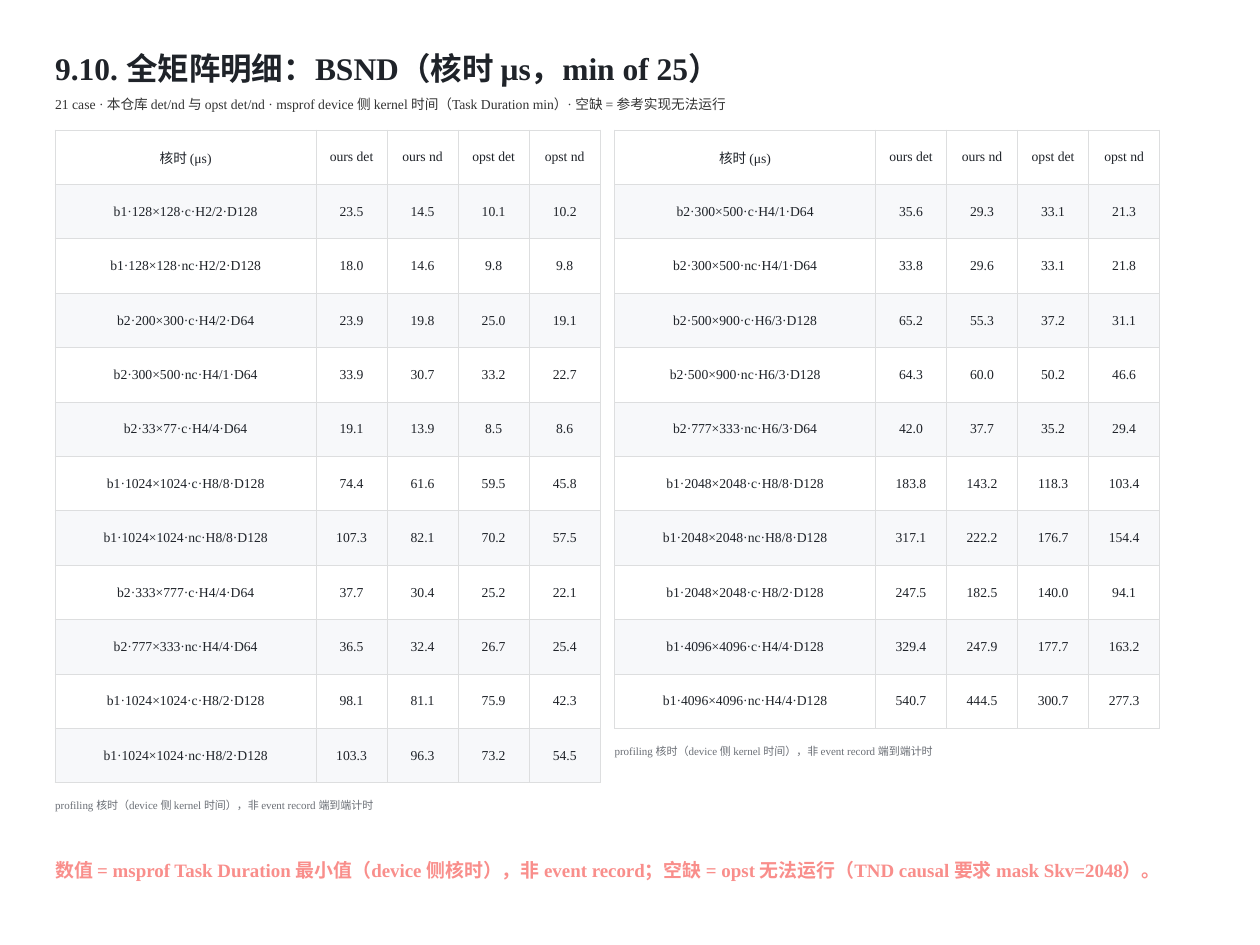
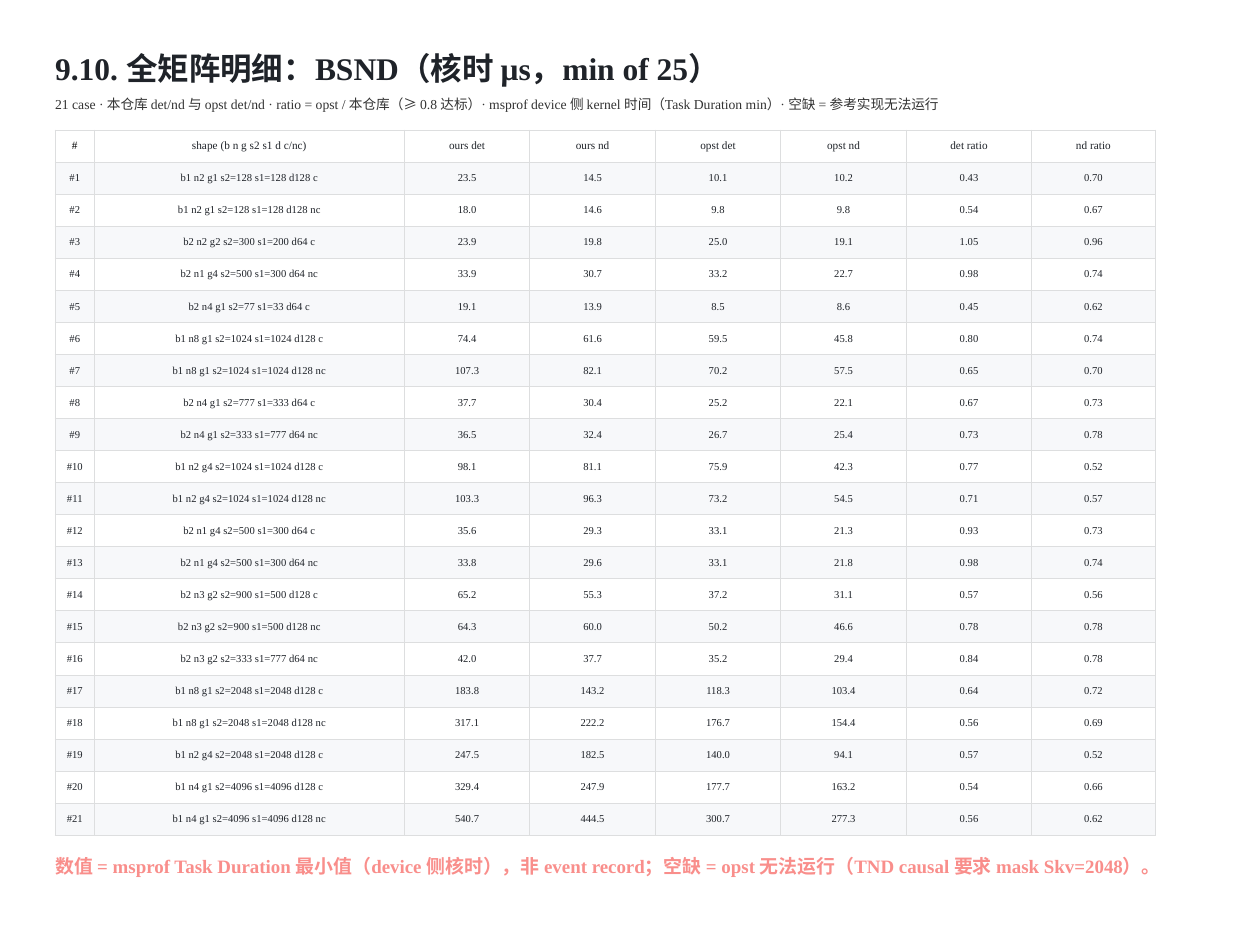
Before and after one commit to guomc9/SeeTen, a slide deck: slide 28 of cases/flash-attention-det-accum/out/v3-index-schedules.pptx. Drawn at 1260x945 pixels with LibreOffice and Linux fonts; fonts in the diff are those of the drawing. Boxes give left, top, right and bottom in pixels: in the first picture for what was removed or moved away, otherwise in the second. Text is boxed around its words. In the diff, an @@ line names an element or a change of style, - is before the commit and + after.

Commit message:
case(flash-attention-det-accum): detail pages get ratio columns, full width, GM/pass rows
- 9.10/9.11 now draw one full-width 8-column table per page (# + shape + ours
  det/nd + opst det/nd + det ratio + nd ratio), which removes the crowding of
  the previous two-table layout.
- 9.11 (TND) ends with GM and overall pass rows: ours det/nd GM 129.9/111.0 us,
  opst 106.9/73.1 us, det ratio GM 0.82, nd ratio GM 0.66, pass (>=0.8)
  det 41% / nd 18%.
- Data now covers 38 cases (two new large TND causal cases); 29 pages,
  0 layout/cell/gap issues, check_case ALL PASS, verify_demo clean.

```diff
--- a/cases/flash-attention-det-accum/out/v3-index-schedules.pptx
+++ b/cases/flash-attention-det-accum/out/v3-index-schedules.pptx
@@ text at bbox=[55, 97, 939, 112]: text changed @@
-21 case · 本仓库 det/nd 与 opst det/nd · msprof device 侧 kernel 时间（Task Duration min）· 空缺 = 参考实现无法运行
+21 case · 本仓库 det/nd 与 opst det/nd · ratio = opst / 本仓库（≥ 0.8 达标）· msprof device 侧 kernel 时间（Task Duration min）· 空缺 = 参考实现无法运行
@@ table at bbox=[55, 130, 1155, 835] @@
-核时 (μs) | ours det | ours nd | opst det | opst nd
-b1·128×128·c·H2/2·D128 | 23.5 | 14.5 | 10.1 | 10.2
-b1·128×128·nc·H2/2·D128 | 18.0 | 14.6 | 9.8 | 9.8
-b2·200×300·c·H4/2·D64 | 23.9 | 19.8 | 25.0 | 19.1
-b2·300×500·nc·H4/1·D64 | 33.9 | 30.7 | 33.2 | 22.7
-b2·33×77·c·H4/4·D64 | 19.1 | 13.9 | 8.5 | 8.6
-b1·1024×1024·c·H8/8·D128 | 74.4 | 61.6 | 59.5 | 45.8
-b1·1024×1024·nc·H8/8·D128 | 107.3 | 82.1 | 70.2 | 57.5
-b2·333×777·c·H4/4·D64 | 37.7 | 30.4 | 25.2 | 22.1
-b2·777×333·nc·H4/4·D64 | 36.5 | 32.4 | 26.7 | 25.4
-b1·1024×1024·c·H8/2·D128 | 98.1 | 81.1 | 75.9 | 42.3
-b1·1024×1024·nc·H8/2·D128 | 103.3 | 96.3 | 73.2 | 54.5
+# | shape (b n g s2 s1 d c/nc) | ours det | ours nd | opst det | opst nd | det ratio | nd ratio
+#1 | b1 n2 g1 s2=128 s1=128 d128 c | 23.5 | 14.5 | 10.1 | 10.2 | 0.43 | 0.70
+#2 | b1 n2 g1 s2=128 s1=128 d128 nc | 18.0 | 14.6 | 9.8 | 9.8 | 0.54 | 0.67
+#3 | b2 n2 g2 s2=300 s1=200 d64 c | 23.9 | 19.8 | 25.0 | 19.1 | 1.05 | 0.96
+#4 | b2 n1 g4 s2=500 s1=300 d64 nc | 33.9 | 30.7 | 33.2 | 22.7 | 0.98 | 0.74
+#5 | b2 n4 g1 s2=77 s1=33 d64 c | 19.1 | 13.9 | 8.5 | 8.6 | 0.45 | 0.62
+#6 | b1 n8 g1 s2=1024 s1=1024 d128 c | 74.4 | 61.6 | 59.5 | 45.8 | 0.80 | 0.74
+#7 | b1 n8 g1 s2=1024 s1=1024 d128 nc | 107.3 | 82.1 | 70.2 | 57.5 | 0.65 | 0.70
+#8 | b2 n4 g1 s2=777 s1=333 d64 c | 37.7 | 30.4 | 25.2 | 22.1 | 0.67 | 0.73
+#9 | b2 n4 g1 s2=333 s1=777 d64 nc | 36.5 | 32.4 | 26.7 | 25.4 | 0.73 | 0.78
+#10 | b1 n2 g4 s2=1024 s1=1024 d128 c | 98.1 | 81.1 | 75.9 | 42.3 | 0.77 | 0.52
+#11 | b1 n2 g4 s2=1024 s1=1024 d128 nc | 103.3 | 96.3 | 73.2 | 54.5 | 0.71 | 0.57
+#12 | b2 n1 g4 s2=500 s1=300 d64 c | 35.6 | 29.3 | 33.1 | 21.3 | 0.93 | 0.73
+#13 | b2 n1 g4 s2=500 s1=300 d64 nc | 33.8 | 29.6 | 33.1 | 21.8 | 0.98 | 0.74
+#14 | b2 n3 g2 s2=900 s1=500 d128 c | 65.2 | 55.3 | 37.2 | 31.1 | 0.57 | 0.56
+#15 | b2 n3 g2 s2=900 s1=500 d128 nc | 64.3 | 60.0 | 50.2 | 46.6 | 0.78 | 0.78
+#16 | b2 n3 g2 s2=333 s1=777 d64 nc | 42.0 | 37.7 | 35.2 | 29.4 | 0.84 | 0.78
+#17 | b1 n8 g1 s2=2048 s1=2048 d128 c | 183.8 | 143.2 | 118.3 | 103.4 | 0.64 | 0.72
+#18 | b1 n8 g1 s2=2048 s1=2048 d128 nc | 317.1 | 222.2 | 176.7 | 154.4 | 0.56 | 0.69
+#19 | b1 n2 g4 s2=2048 s1=2048 d128 c | 247.5 | 182.5 | 140.0 | 94.1 | 0.57 | 0.52
+#20 | b1 n4 g1 s2=4096 s1=4096 d128 c | 329.4 | 247.9 | 177.7 | 163.2 | 0.54 | 0.66
+#21 | b1 n4 g1 s2=4096 s1=4096 d128 nc | 540.7 | 444.5 | 300.7 | 277.3 | 0.56 | 0.62
@@ table: place and size @@
-table at bbox=[55, 130, 600, 783]
+table at bbox=[55, 130, 1155, 835]
@@ table removed at bbox=[615, 130, 1159, 729], 11 rows, 5 columns @@
-核时 (μs) | ours det | ours nd | opst det | opst nd
-b2·300×500·c·H4/1·D64 | 35.6 | 29.3 | 33.1 | 21.3
-b2·300×500·nc·H4/1·D64 | 33.8 | 29.6 | 33.1 | 21.8
-b2·500×900·c·H6/3·D128 | 65.2 | 55.3 | 37.2 | 31.1
-b2·500×900·nc·H6/3·D128 | 64.3 | 60.0 | 50.2 | 46.6
-b2·777×333·nc·H6/3·D64 | 42.0 | 37.7 | 35.2 | 29.4
-b1·2048×2048·c·H8/8·D128 | 183.8 | 143.2 | 118.3 | 103.4
-b1·2048×2048·nc·H8/8·D128 | 317.1 | 222.2 | 176.7 | 154.4
-b1·2048×2048·c·H8/2·D128 | 247.5 | 182.5 | 140.0 | 94.1
-b1·4096×4096·c·H4/4·D128 | 329.4 | 247.9 | 177.7 | 163.2
-b1·4096×4096·nc·H4/4·D128 | 540.7 | 444.5 | 300.7 | 277.3
@@ text removed at bbox=[615, 746, 933, 757] @@
-profiling 核时（device 侧 kernel 时间），非 event record 端到端计时
@@ text removed at bbox=[55, 800, 374, 812] @@
-profiling 核时（device 侧 kernel 时间），非 event record 端到端计时
@@ text "数值 = msprof Task Duration ...": place and size @@
-text "数值 = msprof Task Duration ..." at bbox=[55, 861, 1161, 881]
+text "数值 = msprof Task Duration ..." at bbox=[55, 857, 1161, 877]
```
Also in this commit, not shown: 4 other slides changed, 3 other files.
